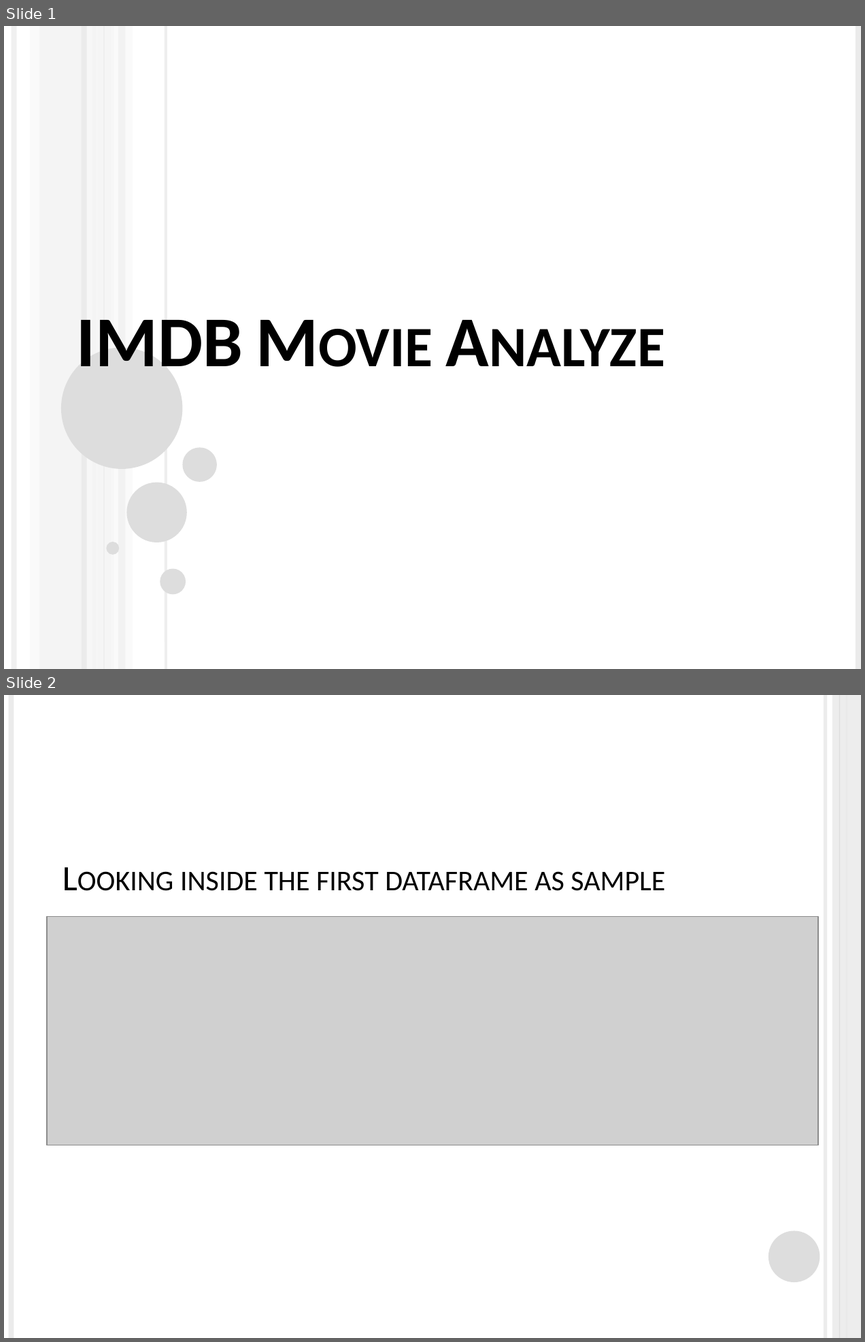
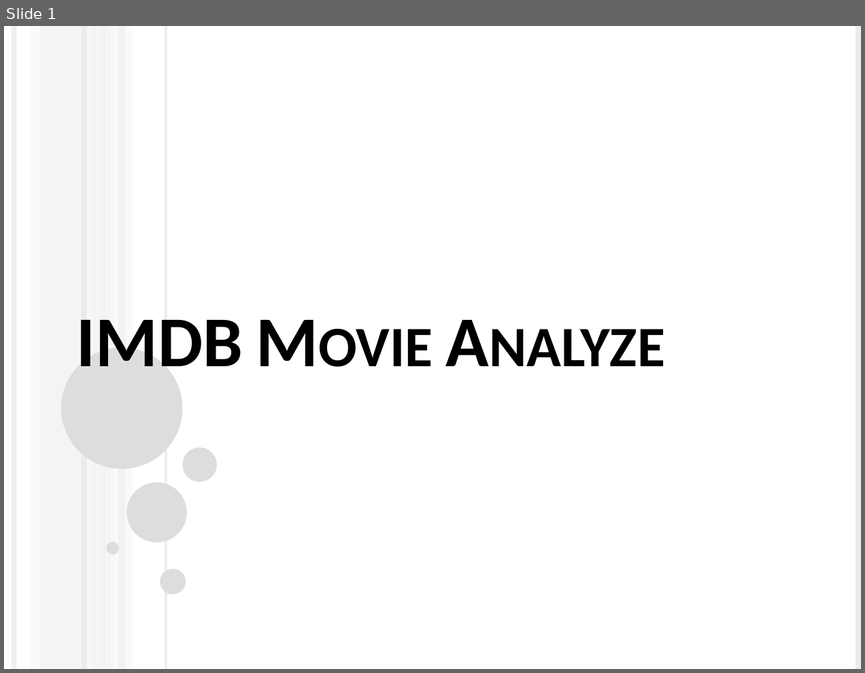
Before and after one commit to artificial126/dsc-phase-1-project, a slide deck: IMDB Movie Analyze.pptx. Shown one above the other, each under a label of ours: slides 1 and 2 before the commit, slide 1 after it. The pictures are 865x1342 and 865x673 pixels, drawn with LibreOffice and Linux fonts; fonts in the diff are those of the drawing; grey boxes stand for pictures. Boxes give left, top, right and bottom in pixels: in the first picture for what was removed or moved away, otherwise in the second. Text is boxed around its words. In the diff, an @@ line names an element or a change of style, - is before the commit and + after.

```diff
--- a/IMDB Movie Analyze.pptx
+++ b/IMDB Movie Analyze.pptx
@@ slide 2 removed at box(4, 695, 861, 1338), background #FFFFFF @@
@@ line removed from (11, 695) to (11, 1338) @@
@@ line removed from (825, 695) to (825, 1338) @@
@@ rectangle removed at box(832, 695, 861, 1338) @@
@@ line removed from (839, 695) to (839, 1338) @@
@@ line removed from (847, 695) to (847, 1338) @@
@@ title removed at box(180, 871, 665, 891) @@
-Looking inside the first dataframe as sample
@@ picture removed at box(47, 916, 818, 1145) @@
@@ ellipse removed at box(768, 1231, 820, 1282) @@
```
Also in this commit, not shown: 1 slide changed, 2 slides added, 1 other slide removed, 3 other files.
